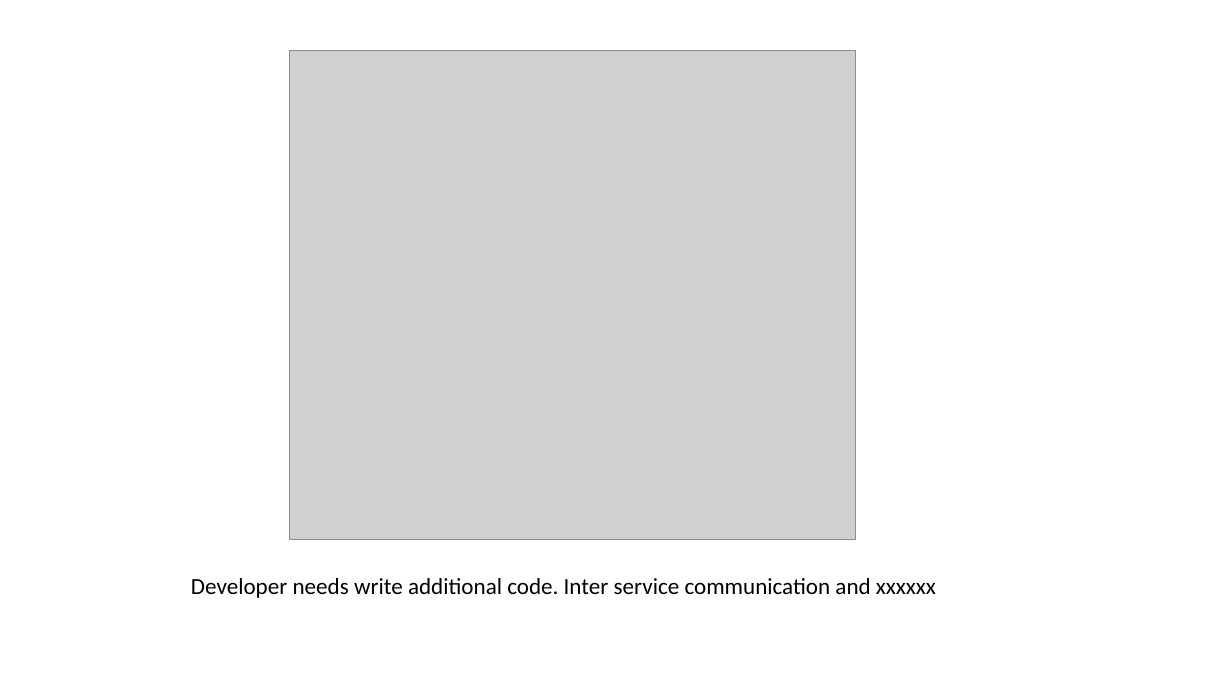
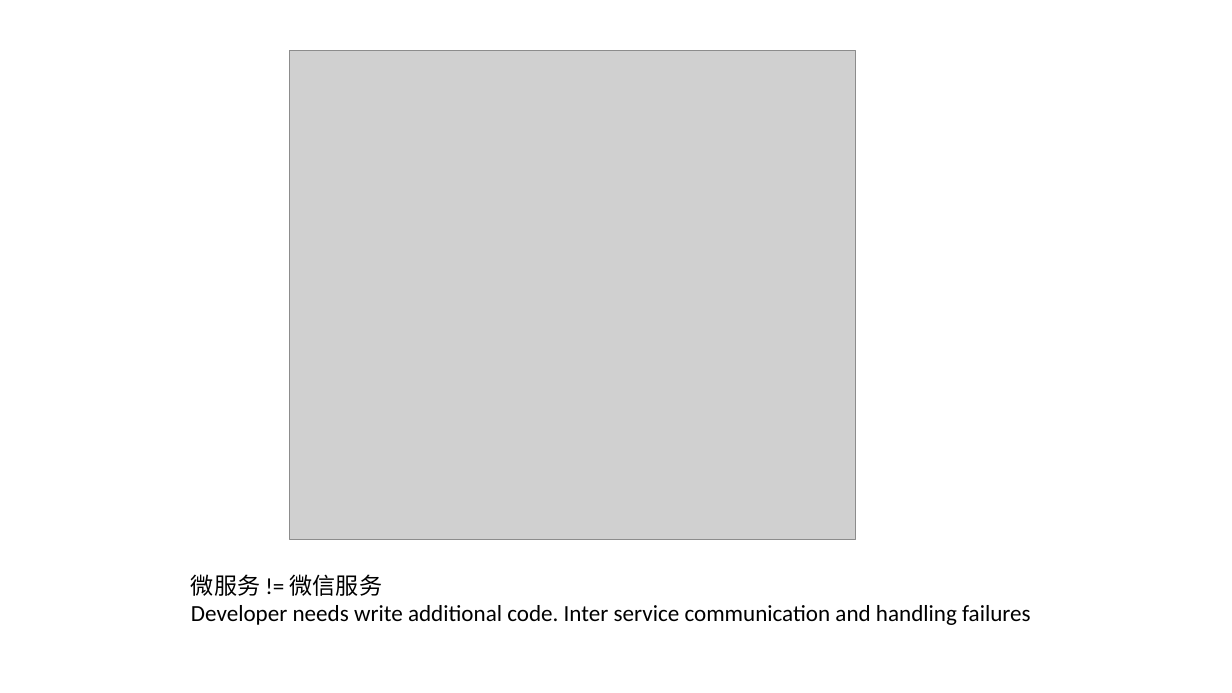
Before and after one commit to FredJiangFei/MyDocuments, a slide deck: slide 12 of 工作/Service Fabric/Service Fabric.pptx. Drawn at 1232x693 pixels with LibreOffice and Linux fonts; fonts in the diff are those of the drawing; grey boxes stand for pictures. Boxes give left, top, right and bottom in pixels: in the first picture for what was removed or moved away, otherwise in the second. Text is boxed around its words. In the diff, an @@ line names an element or a change of style, - is before the commit and + after.

```diff
--- a/工作/Service Fabric/Service Fabric.pptx
+++ b/工作/Service Fabric/Service Fabric.pptx
@@ text at [191, 574, 1031, 625]: text changed @@
-Developer needs write additional code. Inter service communication and xxxxxx
+微服务 != 微信服务
+Developer needs write additional code. Inter service communication and handling failures
```
Also in this commit, not shown: 3 slides added, 2 slides removed.
